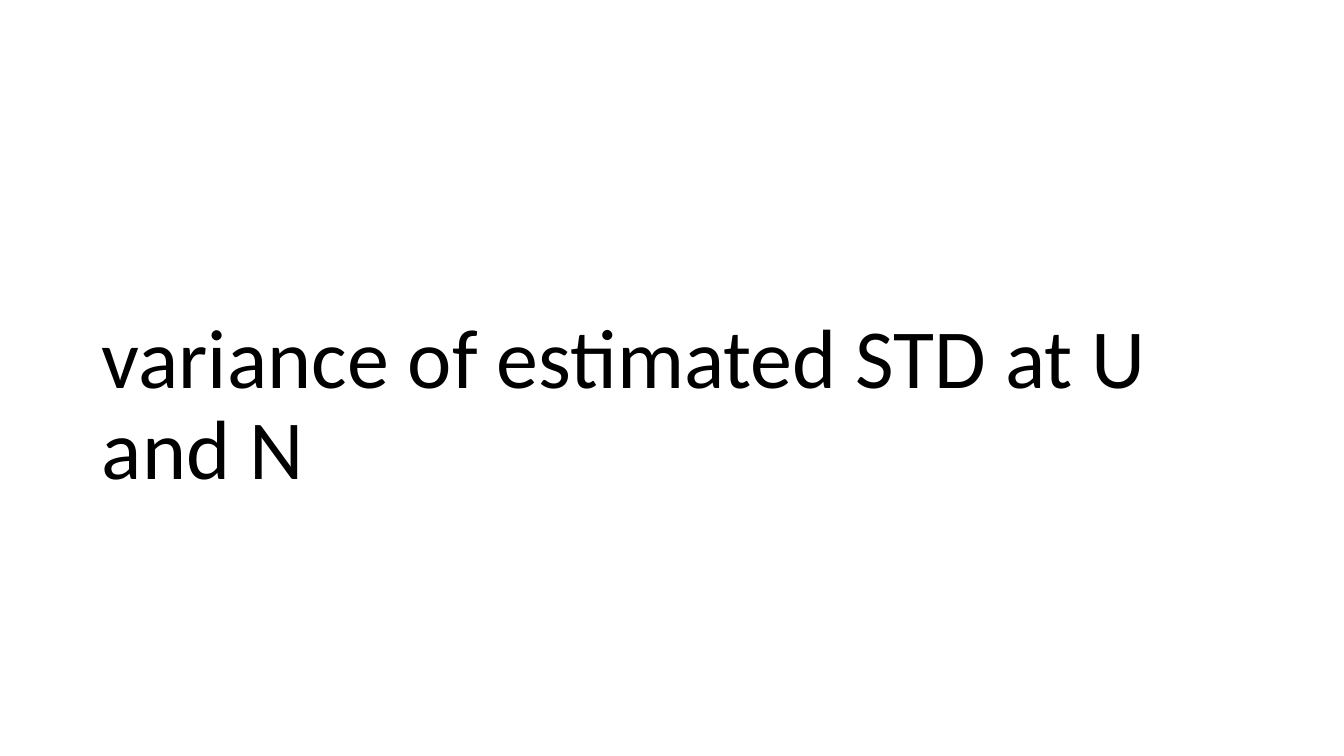
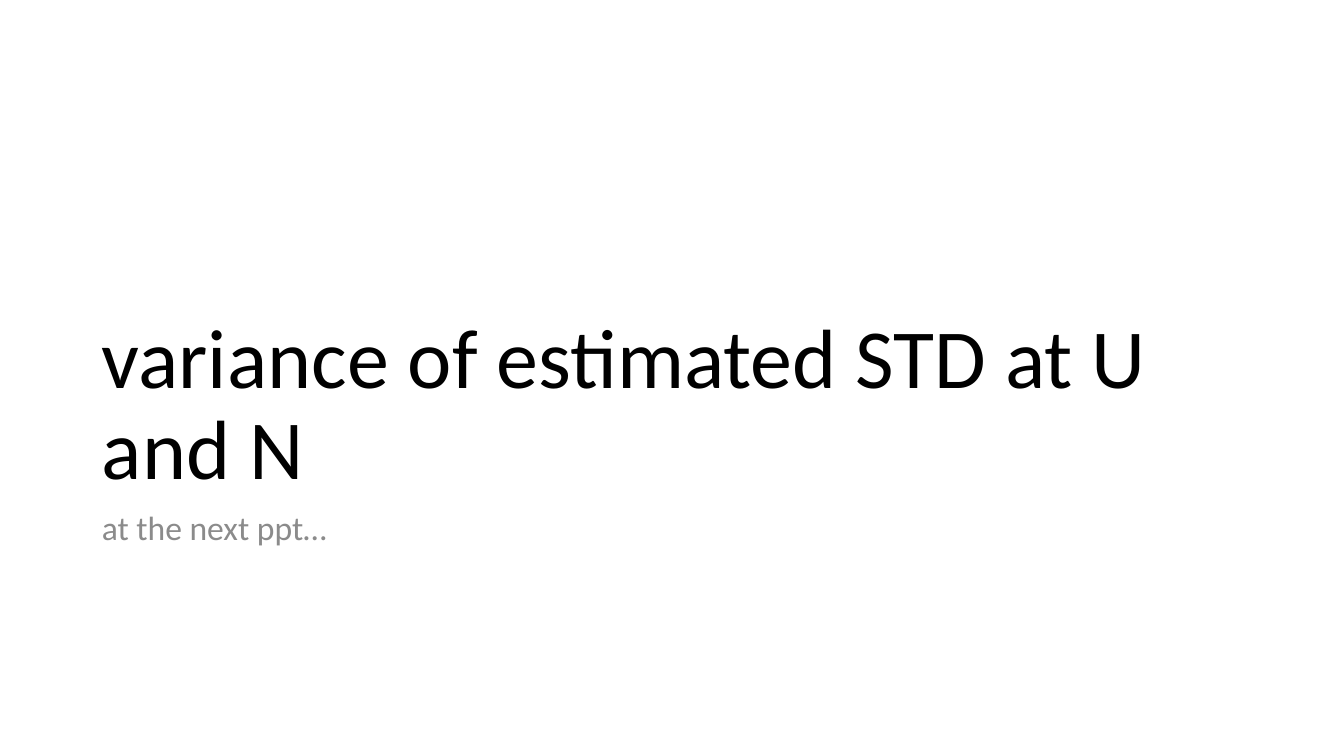
Before and after one commit to lisrael1/quants, a slide deck: slide 20 of code/results/detecting output dist/tail odds at U vs N.pptx (slide 13 before the commit). Drawn at 1344x756 pixels with LibreOffice and Linux fonts; fonts in the diff are those of the drawing. Boxes give left, top, right and bottom in pixels: in the first picture for what was removed or moved away, otherwise in the second. Text is boxed around its words. In the diff, an @@ line names an element or a change of style, - is before the commit and + after.

```diff
--- a/code/results/detecting output dist/tail odds at U vs N.pptx
+++ b/code/results/detecting output dist/tail odds at U vs N.pptx
@@ text added at (102,516,327,546), 24 pt, text #8C8C8C @@
+at the next ppt…
```
Also in this commit, not shown: 7 other slides changed, 7 slides added, 4 other files.
